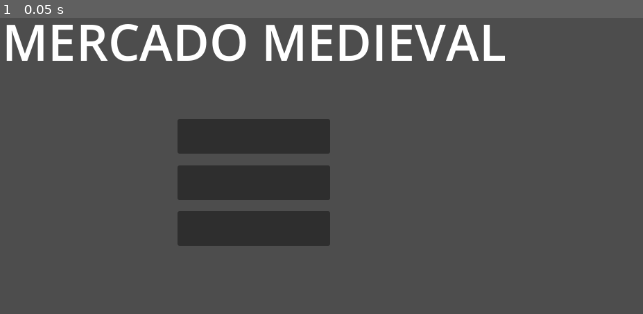
Above: before the commit, frame 1.
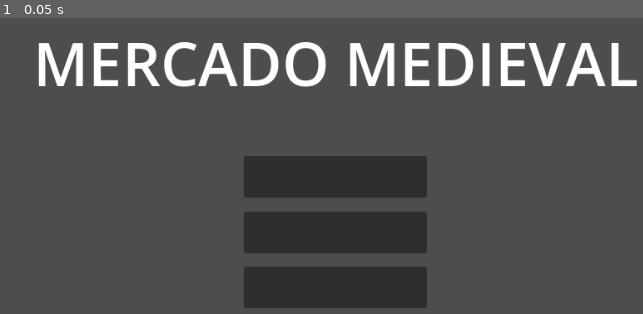
Above: after the commit, the same moment.

Repository: enzomedeiros0109/Mercado-Medieval
Game: Godot game, scene res://scenes/main_menu.tscn
Two runs of this game, one before a commit and one after it. Both use one fixed random seed, a clock stepped at 60 frames per second and the inputs below.
Inputs:
- Up to frame 1 (0.05 s): no input

The runs differ from the first frame. In frame 1, 23% of the frame differs, in the area x 0-100%, y 2-98%.

Commit message:
FEAT: Adiciona os sprites das bancadas

Diff:
--- a/project.godot
+++ b/project.godot
@@ -17,6 +17,8 @@
 
 [display]
 
+window/size/viewport_width=960
+window/size/viewport_height=540
 window/main_scene="uid://bt4trnlv72sdj"
 
 [physics]
--- /dev/null
+++ b/scenes/bancada.tscn
@@ -0,0 +1,20 @@
+[gd_scene format=3 uid="uid://bmyc1ccx8j7tx"]
+
+[ext_resource type="Texture2D" path="res://sprites/counter.png" id="1_gakdm"]
+[ext_resource type="Texture2D" uid="uid://mau0mmbckfma" path="res://sprites/bancada_em_cima.png" id="2_t1w6g"]
+
+[node name="Bancada" type="Node2D" unique_id=484127325]
+
+[node name="Area2D" type="Area2D" parent="." unique_id=335470483]
+
+[node name="Sprite2D2" type="Sprite2D" parent="Area2D" unique_id=1329177692]
+position = Vector2(480.5, 273.75)
+scale = Vector2(1.0010417, 0.68666667)
+texture = ExtResource("2_t1w6g")
+
+[node name="Area2D2" type="Area2D" parent="." unique_id=1405011984]
+
+[node name="Sprite2D" type="Sprite2D" parent="Area2D2" unique_id=1993681379]
+position = Vector2(480, 420)
+scale = Vector2(2.004, 0.9)
+texture = ExtResource("1_gakdm")
Binary file added: sprites/bancada.png
Not shown, added: sprites/bancada.png.import
Binary file added: sprites/bancada_em_cima.png
Not shown, added: sprites/bancada_em_cima.png.import
